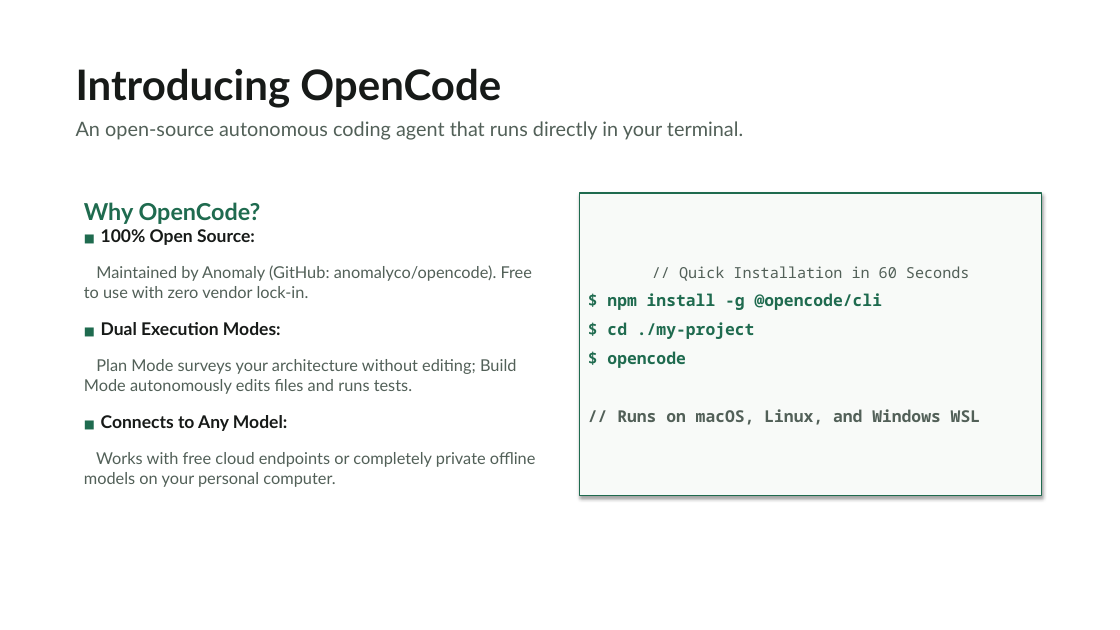
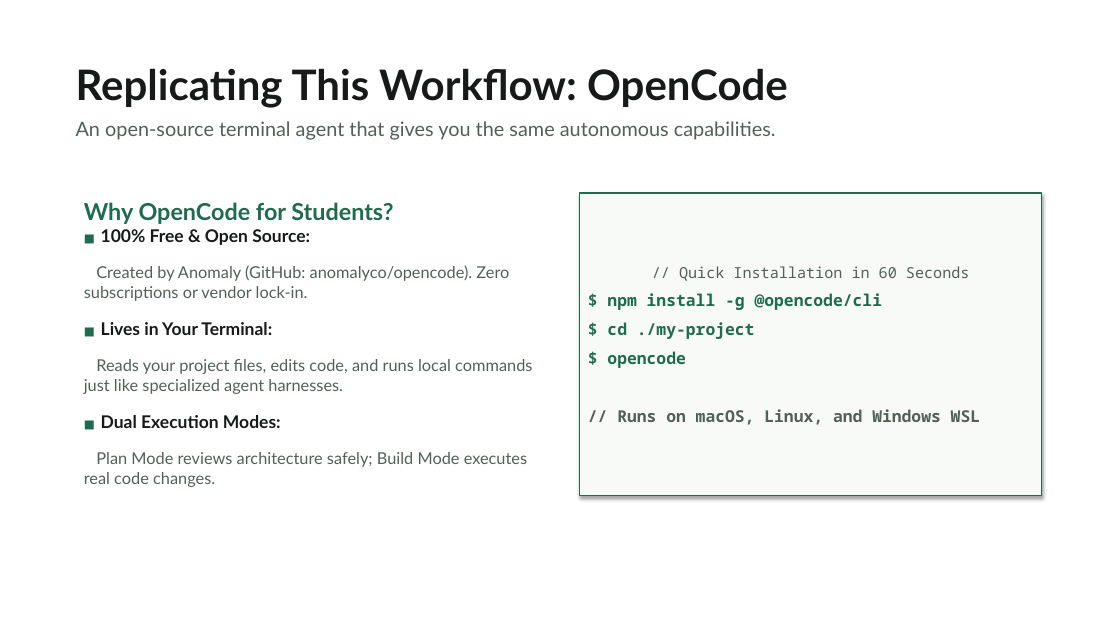
Before and after one commit to Harman209/ecoloop, a slide deck: slide 12 of docs/presentation/ecoloop-presentation.pptx. Drawn at 1120x630 pixels with LibreOffice and Linux fonts; fonts in the diff are those of the drawing. Boxes give left, top, right and bottom in pixels: in the first picture for what was removed or moved away, otherwise in the second. Text is boxed around its words. In the diff, an @@ line names an element or a change of style, - is before the commit and + after.

Commit message:
sync presentation deck, pptx, pointers, and recording script with honest builder narrative

```diff
--- a/docs/presentation/ecoloop-presentation.pptx
+++ b/docs/presentation/ecoloop-presentation.pptx
@@ text at box(76, 68, 788, 140): text changed @@
-Introducing OpenCode
-An open-source autonomous coding agent that runs directly in your terminal.
+Replicating This Workflow: OpenCode
+An open-source terminal agent that gives you the same autonomous capabilities.
@@ text at box(84, 202, 532, 487): text changed @@
-Why OpenCode?
-■ 100% Open Source:
-Maintained by Anomaly (GitHub: anomalyco/opencode). Free to use with zero vendor lock-in.
-■ Dual Execution Modes:
-Plan Mode surveys your architecture without editing; Build Mode autonomously edits files and runs tests.
-■ Connects to Any Model:
-Works with free cloud endpoints or completely private offline models on your personal computer.
+Why OpenCode for Students?
+■ 100% Free & Open Source:
+Created by Anomaly (GitHub: anomalyco/opencode). Zero subscriptions or vendor lock-in.
+■ Lives in Your Terminal:
+Reads your project files, edits code, and runs local commands just like specialized agent harnesses.
+■ Dual Execution Modes:
+Plan Mode reviews architecture safely; Build Mode executes real code changes.
```
Also in this commit, not shown: 10 other slides changed, 2 slides added, 2 slides removed, 7 other files.
